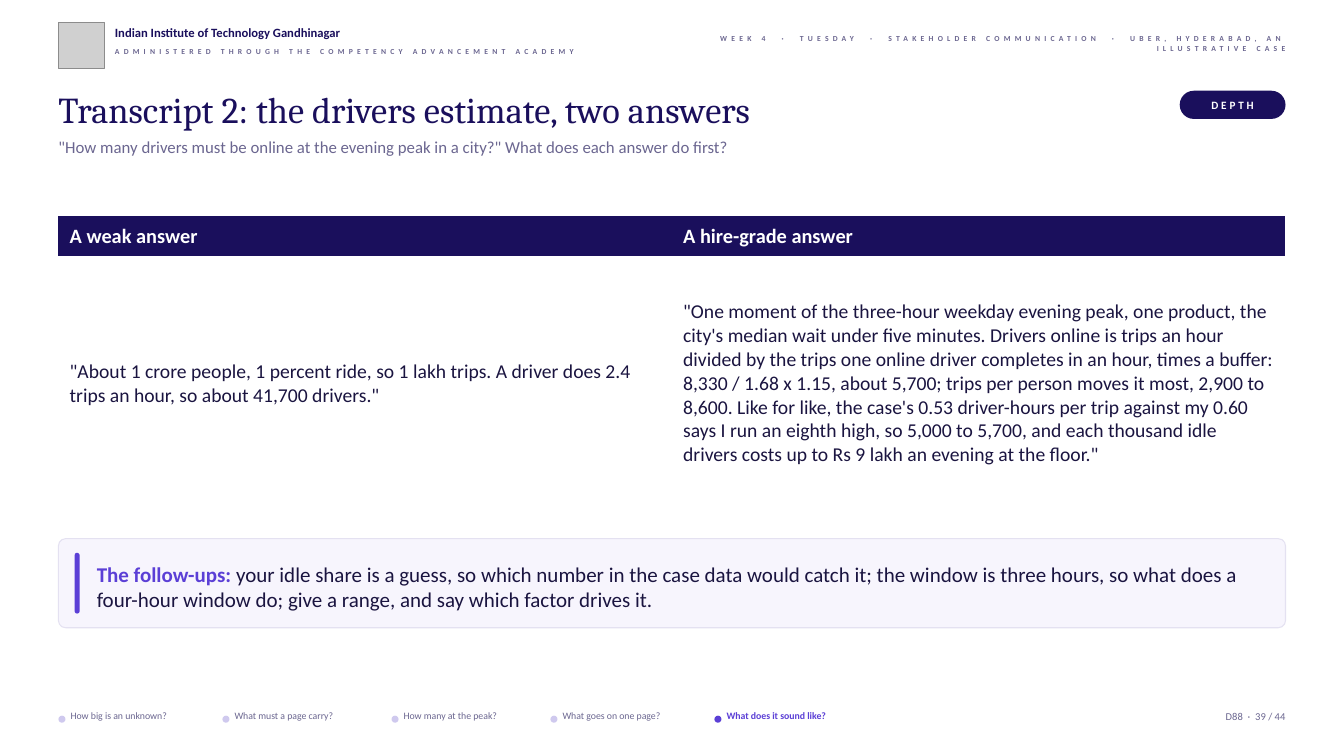
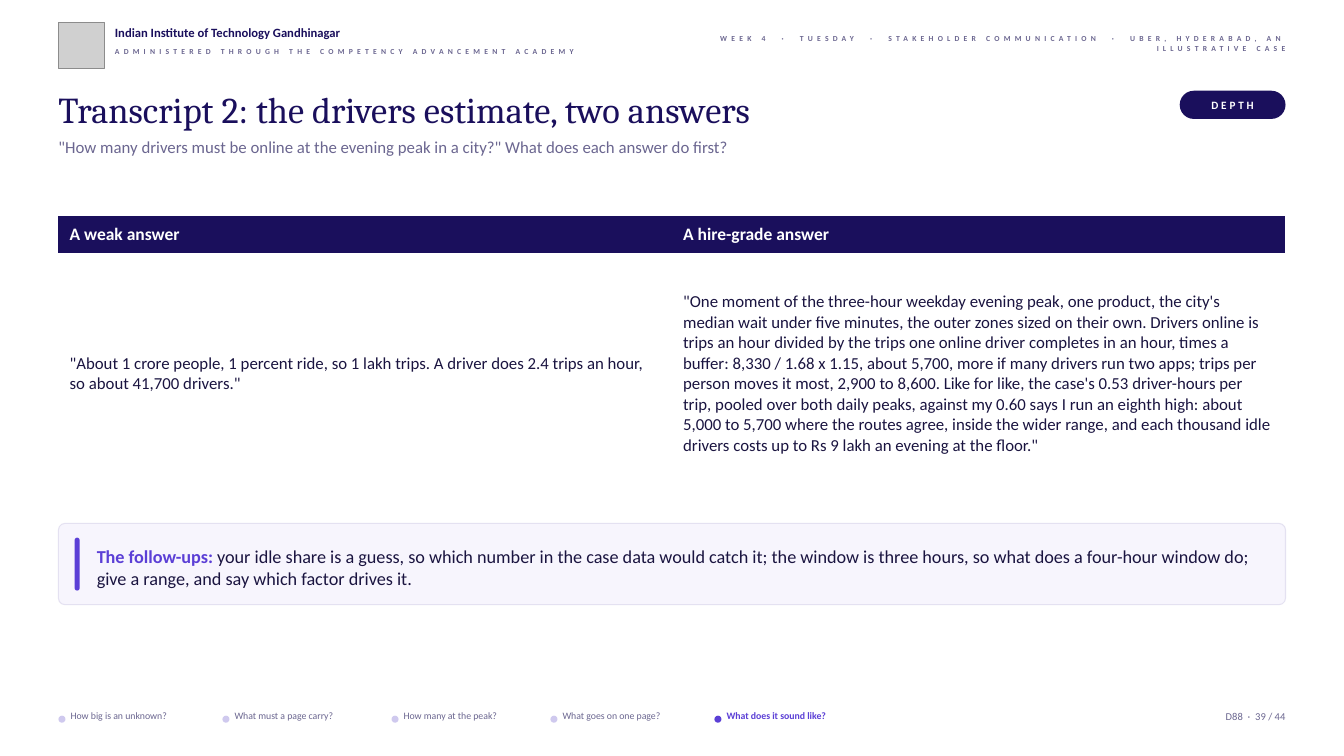
Before and after one commit to fde-academy-lab/c2-content-factory, a slide deck: slide 39 of content/W04/D2/slides/C2_W04_D02_half2_STUDENT.pptx. Drawn at 1344x756 pixels with LibreOffice and Linux fonts; fonts in the diff are those of the drawing; grey boxes stand for pictures; background and template pictures are left out. Boxes give left, top, right and bottom in pixels: in the first picture for what was removed or moved away, otherwise in the second. Text is boxed around its words. In the diff, an @@ line names an element or a change of style, - is before the commit and + after.

```diff
--- a/content/W04/D2/slides/C2_W04_D02_half2_STUDENT.pptx
+++ b/content/W04/D2/slides/C2_W04_D02_half2_STUDENT.pptx
@@ table at (58,216,1287,495) @@
@@ row 2, column 2: ""One moment of the three-hour weekday evening peak, one product, the city's median wait under five minutes. Drivers online is trips an hour divided by the trips one online driver completes in an hour, times a buffer: 8,330 / 1.68 x 1.15, about 5,700; trips per person moves it most, 2,900 to 8,600. Like for like, the case's 0.53 driver-hours per trip against my 0.60 says I run an eighth high, so 5,000 to 5,700, and each thousand idle drivers costs up to Rs 9 lakh an evening at the floor."" to ""One moment of the three-hour weekday evening peak, one product, the city's median wait under five minutes, the outer zones sized on their own. Drivers online is trips an hour divided by the trips one online driver completes in an hour, times a buffer: 8,330 / 1.68 x 1.15, about 5,700, more if many drivers run two apps; trips per person moves it most, 2,900 to 8,600. Like for like, the case's 0.53 driver-hours per trip, pooled over both daily peaks, against my 0.60 says I run an eighth high: about 5,000 to 5,700 where the routes agree, inside the wider range, and each thousand idle drivers costs up to Rs 9 lakh an evening at the floor."" @@
@@ size 14.5 to 12.5 pt in "A weak answer", "A hire-grade answer" @@
@@ size 14 to 12 pt in ""About 1 crore people, 1 percent ride, ..." @@
@@ rounded rectangle: place and size @@
-rounded rectangle at (58,538,1286,627)
+rounded rectangle at (58,523,1286,605)
@@ rounded rectangle: place and size @@
-rounded rectangle at (75,553,80,613)
+rounded rectangle at (75,537,80,591)
@@ text "The follow-ups: your idle share ...": place and size @@
-text "The follow-ups: your idle share ..." at (97,567,1236,611)
+text "The follow-ups: your idle share ..." at (97,550,1248,588)
@@ text "The follow-ups: your idle share ..." at (97,550,1248,588): size 15 to 13 pt @@
```
Also in this commit, not shown: 12 other slides changed, 3 other files.
